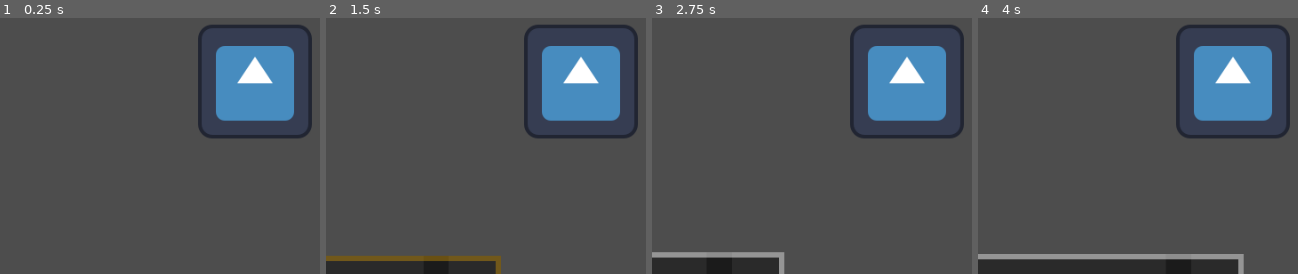
Above: before the commit, frames 1-4 (left to right).
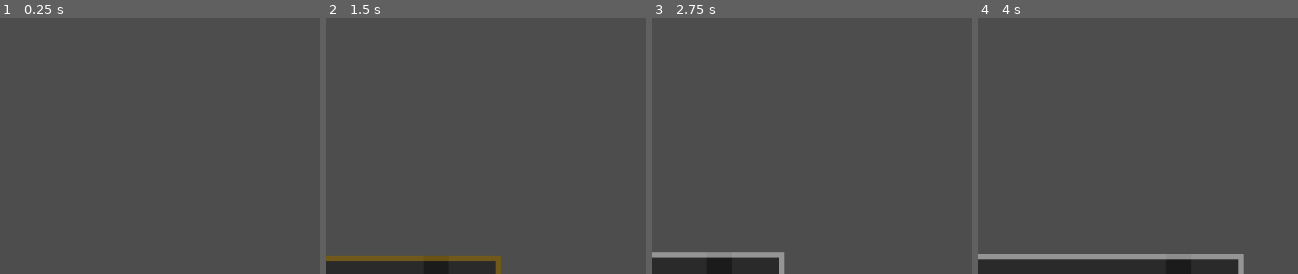
Above: after the commit, the same moments.

Repository: sjerpsthomas/job-hunter
Game: Godot game, scene res://screen/main/main_screen.tscn
The game is run twice, just before and just after one commit, with the same random seed, the same clock (stepped at 60 frames per second) and the same inputs. This scene is started directly instead of the project's main scene. The engine's default icon, where the game draws it, is replaced by a stand-in: a white triangle on a blue panel in a dark square.
Inputs (mouse positions are % of the whole screen's width and height, from its top left):
- Up to frame 1 (0.25 s): no input
- Up to frame 2 (1.5 s): tap Enter at 0.5 s; move the mouse to (81, 23) at 0.52 s; press the mouse at (81, 23) at 0.53 s; hold Right (ui_right) 0.53-1.28 s; tap Space (ui_accept) at 0.77 s; move the mouse to (28, 38) at 1.27 s; release the mouse at (28, 38) at 1.28 s; hold Left (ui_left) from 1.28 s (still down); click (28, 38) at 1.35 s
- Up to frame 3 (2.75 s): tap Space (ui_accept) at 1.52 s; move the mouse to (outside the picture) at 2.02 s; release Left (ui_left) at 2.03 s; press the mouse at (outside the picture) at 2.03 s; hold Right (ui_right) from 2.03 s (still down)
- Up to frame 4 (4 s): move the mouse to (47, 62) at 2.77 s; release the mouse at (47, 62) at 2.78 s; click (47, 62) at 2.85 s; tap Space (ui_accept) at 3.02, 3.77 s; move the mouse to (91, 54) at 3.52 s; release Right (ui_right) at 3.53 s; press the mouse at (91, 54) at 3.53 s; hold Left (ui_left) from 3.53 s (still down)
The pictures show only the part of the screen within x 44-94%, y 0-50%; the shares and areas given below are measured in that part.

The runs differ from the first frame. In frame 1, 9.1% of the frame differs, in the area x 61-98%, y 2-47%; in frame 2, 9.1%; in frame 3, 9.1%; in frame 4, 9.1%.
Error in both runs: Out of bounds get index '-1' (on base: 'Array[PortfolioItem]') (res://screen/main/cards.gd:21)

Commit message:
Delete enemy

Diff:
--- a/core/enemy/enemy.gd
+++ /dev/null
@@ -1,21 +0,0 @@
-extends Node2D
-
-
-var duplicate_weakness: int
-var link_weakness: int
-var duplicate_tag_weakness: int
-var card_num_weakness: int
-
-var health: int
-
-
-func get_weakness(zero_chance: float, options: Array[int]) -> int:
-	return 0 if randf() < zero_chance else options.pick_random()
-
-func _ready() -> void:
-	duplicate_weakness = get_weakness(0.7, [1, 1, 1, 2, 2, 3])
-	link_weakness = get_weakness(0.7, [1, 1, 1, 2, 2, 3])
-	duplicate_tag_weakness = get_weakness(0.7, [1, 1, 1, 2, 2, 3])
-	card_num_weakness = get_weakness(0.7, [1, 1, 1, 2, 2, 3])
-
-	health = 100
--- a/core/enemy/enemy.tscn
+++ /dev/null
@@ -1,10 +0,0 @@
-[gd_scene load_steps=3 format=3 uid="uid://6fa2d8mrb83k"]
-
-[ext_resource type="Script" uid="uid://cx1aoxj2prkf3" path="res://core/enemy/enemy.gd" id="1_5yaqm"]
-[ext_resource type="Texture2D" uid="uid://8t8nlgvf6ooe" path="res://icon.svg" id="2_6eu31"]
-
-[node name="Enemy" type="Node2D"]
-script = ExtResource("1_5yaqm")
-
-[node name="Icon" type="Sprite2D" parent="."]
-texture = ExtResource("2_6eu31")
--- a/screen/main/main_screen.tscn
+++ b/screen/main/main_screen.tscn
@@ -1,15 +1,11 @@
-[gd_scene load_steps=5 format=3 uid="uid://cirbq3q8fgsne"]
+[gd_scene load_steps=4 format=3 uid="uid://cirbq3q8fgsne"]
 
 [ext_resource type="Script" uid="uid://3ewaswpre1hq" path="res://screen/main/main_screen.gd" id="1_v4gif"]
 [ext_resource type="Script" uid="uid://dv8ab6xoiutvf" path="res://screen/main/cards.gd" id="2_81sca"]
-[ext_resource type="PackedScene" uid="uid://6fa2d8mrb83k" path="res://core/enemy/enemy.tscn" id="3_di62p"]
 [ext_resource type="Script" uid="uid://d2qwg02d5hy4c" path="res://screen/main/card_sequence_texts.gd" id="4_yjj13"]
 
 [node name="MainScreen" type="Node2D"]
 script = ExtResource("1_v4gif")
-
-[node name="Enemy" parent="." instance=ExtResource("3_di62p")]
-position = Vector2(666, 346)
 
 [node name="SubViewportContainer" type="SubViewportContainer" parent="."]
 offset_right = 900.0
Not shown, removed: core/enemy/enemy.gd.uid
